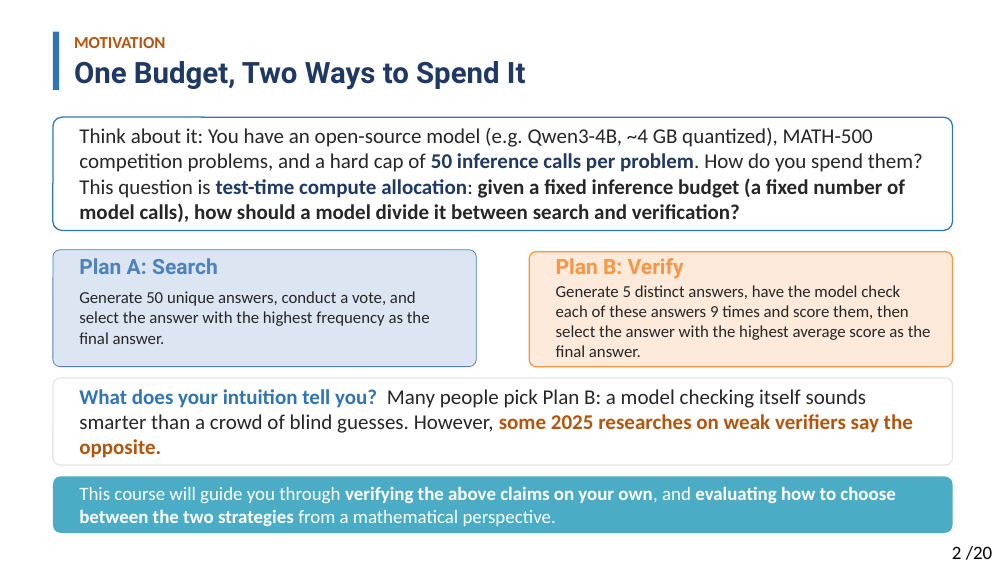
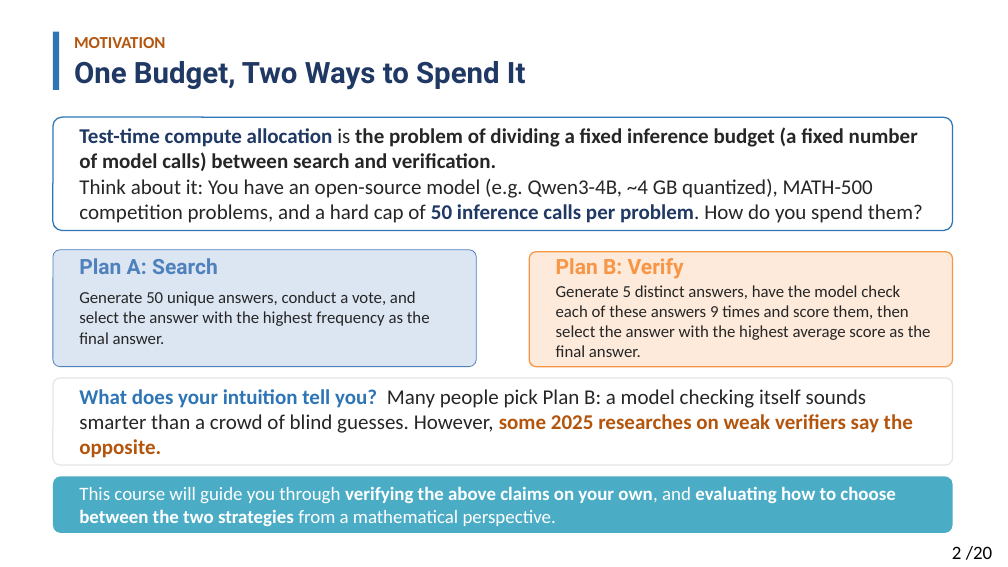
Before and after one commit to Solitus0726/search-vs-verify-course, a slide deck: slide 2 of slides/lecture_slides.pptx. Drawn at 1008x567 pixels with LibreOffice and Linux fonts; fonts in the diff are those of the drawing. Boxes give left, top, right and bottom in pixels: in the first picture for what was removed or moved away, otherwise in the second. Text is boxed around its words. In the diff, an @@ line names an element or a change of style, - is before the commit and + after.

Commit message:
Update slides: concept definition as declarative sentence (mentor feedback) + PDF re-export

```diff
--- a/slides/lecture_slides.pptx
+++ b/slides/lecture_slides.pptx
@@ text at (79,127,918,171): paragraph added @@
+Test-time compute allocation is the problem of dividing a fixed inference budget (a fixed number of model calls) between search and verification.
@@ text at (79,178,905,222): paragraph removed @@
-This question is test-time compute allocation: given a fixed inference budget (a fixed number of model calls), how should a model divide it between search and verification?
```
Also in this commit, not shown: 1 other file.
